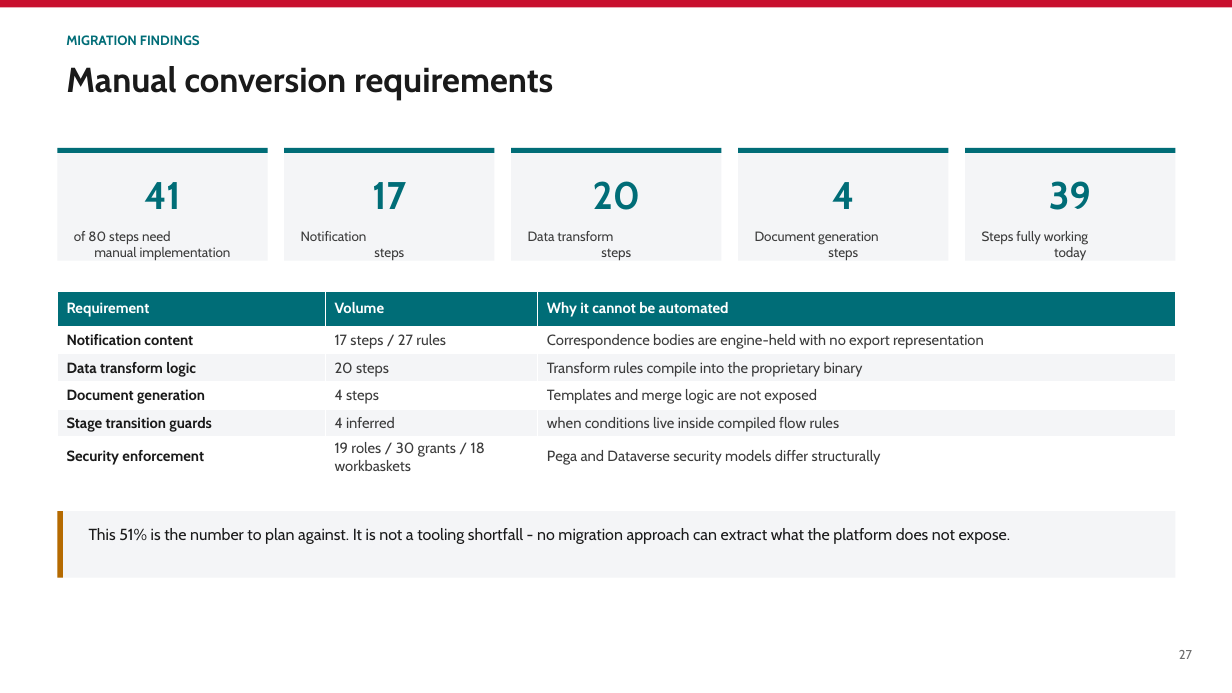
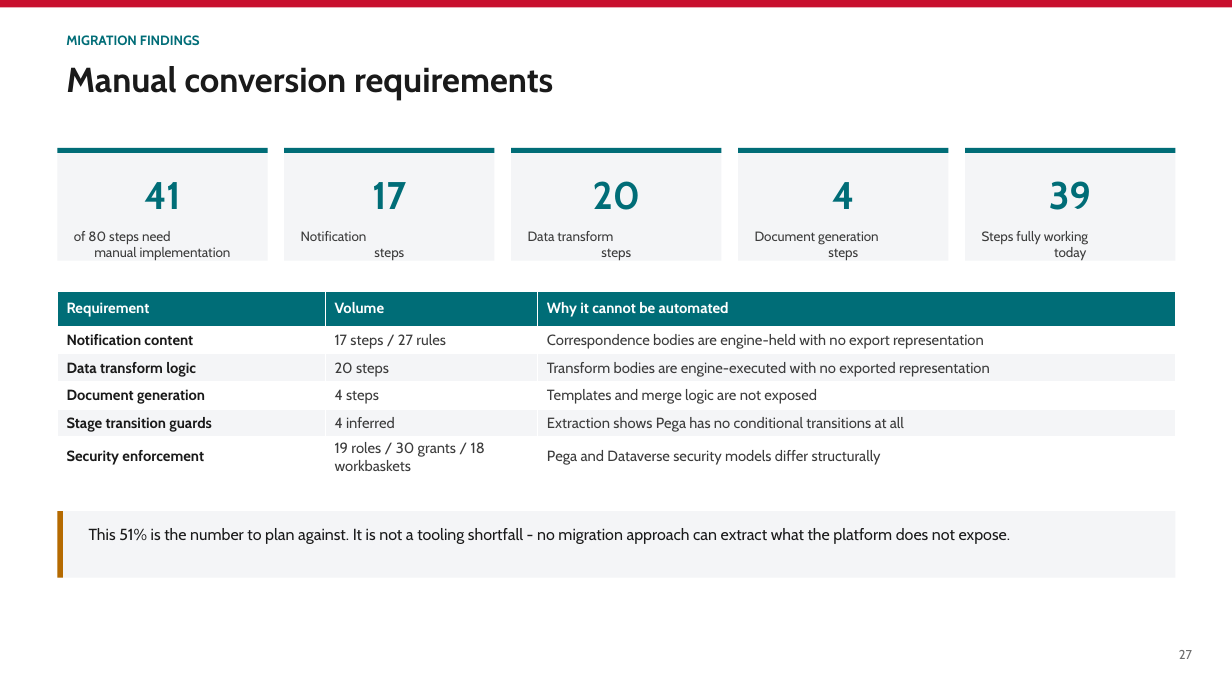
Before and after one commit to parclarke/LDD, a slide deck: slide 27 of lending-due-diligence-app/docs/Pega-to-PowerPlatform-Migration-PoC.pptx. Drawn at 1232x693 pixels with LibreOffice and Linux fonts; fonts in the diff are those of the drawing. Boxes give left, top, right and bottom in pixels: in the first picture for what was removed or moved away, otherwise in the second. Text is boxed around its words. In the diff, an @@ line names an element or a change of style, - is before the commit and + after.

```diff
--- a/lending-due-diligence-app/docs/Pega-to-PowerPlatform-Migration-PoC.pptx
+++ b/lending-due-diligence-app/docs/Pega-to-PowerPlatform-Migration-PoC.pptx
@@ table at <box>57,291,1176,475</box> @@
-row 3, column 3: Transform rules compile into the proprietary binary
+row 3, column 3: Transform bodies are engine-executed with no exported representation
-row 5, column 3: when conditions live inside compiled flow rules
+row 5, column 3: Extraction shows Pega has no conditional transitions at all
```
Also in this commit, not shown: 10 other slides changed.
